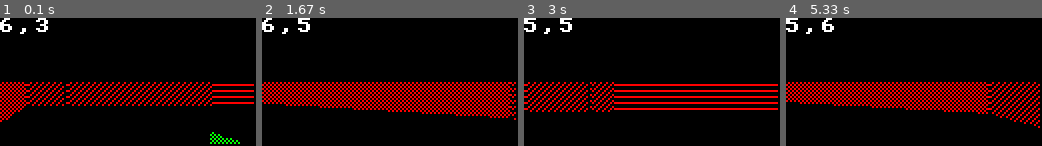
Above: before the commit, frames 1-4 (left to right).
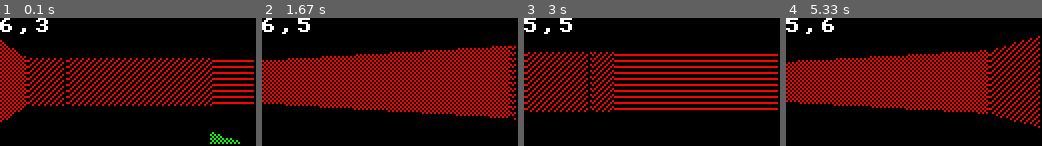
Above: after the commit, the same moments.

Repository: indigoparadox/mood
Game: pygame game, started from mood.py
Same seed, same stepped clock (60 frames per second), same inputs: the game is played once before the commit and once after it.
Inputs:
- Up to frame 1 (0.1 s): no input
- Up to frame 2 (1.67 s): hold Right 0.33-0.8 s; hold Up 0.83-1.13 s; hold Right 1.17-1.63 s
- Up to frame 3 (3 s): hold Left 1.67-2.2 s; hold Left 2.23-2.63 s; hold Up from 2.67 s (still down)
- Up to frame 4 (5.33 s): release Up at 3.03 s; hold Right 3.07-3.7 s; hold Left 3.73-4.2 s; hold Right 4.23-4.7 s; hold Up 4.73-5.03 s; hold Right from 5.07 s (still down)

The runs differ from the first frame. In frame 1, 6.8% of the frame differs, in the area x 0-100%, y 17-50%; in frame 2, 11%, in the area x 0-100%, y 21-50%; in frame 3, 7.7%; in frame 4, 10%.

Commit message:
Moved camera stuff into its own class.

Diff:
--- a/gridmap.py
+++ b/gridmap.py
@@ -7,6 +7,48 @@
 
 START = 0
 END = 1
+
+class GridCam( object ):
+
+   def __init__( self, gmap ):
+
+      self.pos = (float( 6 ), float( 3 ))
+      self.facing = (float( -1 ), float( 0 ))
+      self.plane = (float( 0 ), float( 0.66 ))
+
+      self.gmap = gmap
+
+   def forward( self, mspeed ):
+      new_x = self.pos[X]
+      new_y = self.pos[Y]
+      if not self.gmap.collides( \
+      (int(self.pos[X] + self.facing[X] * (mspeed * 2)), int(self.pos[Y])) ):
+         new_x = self.pos[X] + (self.facing[X] * mspeed)
+      if not self.gmap.collides( \
+      (int(self.pos[X]), int(self.pos[Y] + self.facing[Y] * mspeed)) ):
+         new_y = self.pos[Y] + (self.facing[Y] * (mspeed * 2))
+      self.pos = (new_x, new_y)
+
+   def rotate( self, speed ):
+
+      # Speed -1 for right, +1 for left.
+
+      # Rotate the camera.
+      new_facing = \
+         (self.facing[X] * math.cos( speed ) - \
+            self.facing[Y] * math.sin( speed ), \
+         self.facing[X] * math.sin( speed ) + \
+            self.facing[Y] * math.cos( speed ))
+
+      # Rotate the map.
+      new_plane = \
+         (self.plane[X] * math.cos( speed ) - \
+            self.plane[Y] * math.sin( speed ),
+         self.plane[X] * math.sin( speed ) + \
+            self.plane[Y] * math.cos( speed ))
+
+      self.facing = new_facing
+      self.plane = new_plane
 
 class GridWall( object ):
 
--- a/maps.py
+++ b/maps.py
@@ -1,9 +1,9 @@
 
 DefaultMapTiles = [
    {'id': 0, 'height': 0.0, 'chip': 0, 'pass': True,  'color': (  0, 0, 0)},
-   {'id': 1, 'height': 1.0, 'chip': 1, 'pass': False, 'color': (255, 0, 0)},
+   {'id': 1, 'height': 2.0, 'chip': 1, 'pass': False, 'color': (255, 0, 0)},
    {'id': 2, 'height': 0.2, 'chip': 2, 'pass': False, 'color': (0, 255, 0)},
-   {'id': 3, 'height': 1.0, 'chip': 3, 'pass': False, 'color': (0, 0, 255)},
+   {'id': 3, 'height': 0.5, 'chip': 3, 'pass': False, 'color': (0, 0, 255)},
    {'id': 4, 'height': 0.3, 'chip': 4, 'pass': False, 'color': (255, 0, 255)},
    {'id': 5, 'height': 3.0, 'chip': 5, 'pass': False, 'color': (0, 255, 255)}
 ]
--- a/microgfx.py
+++ b/microgfx.py
@@ -147,9 +147,6 @@
 
    def __init__( self, pyg, screen_sz, zoom=1 ):
 
-      self.pos = (float( 6 ), float( 3 ))
-      self.facing = (float( -1 ), float( 0 ))
-      self.plane = (float( 0 ), float( 0.66 ))
       self.zoom = zoom
       self.diag_stripe_offset = 0
       self.diag_last_x = 0
@@ -228,26 +225,5 @@
          self.pygame.draw.rect( self.screen, color, \
             [x * self.zoom, y1 * self.zoom, self.zoom, height] )
 
-   def rotate( self, speed ):
-
-      # Speed -1 for right, +1 for left.
-
-      # Rotate the camera.
-      new_facing = \
-         (self.facing[X] * math.cos( speed ) - \
-            self.facing[Y] * math.sin( speed ), \
-         self.facing[X] * math.sin( speed ) + \
-            self.facing[Y] * math.cos( speed ))
-
-      # Rotate the map.
-      new_plane = \
-         (self.plane[X] * math.cos( speed ) - \
-            self.plane[Y] * math.sin( speed ),
-         self.plane[X] * math.sin( speed ) + \
-            self.plane[Y] * math.cos( speed ))
-
-      self.facing = new_facing
-      self.plane = new_plane
-
    def flip( self ):
       self.pygame.display.flip()
--- a/mood.py
+++ b/mood.py
@@ -1,7 +1,7 @@
 #!/usr/bin/env python
 
 import math
-from gridmap import GridMap, GridRay, GridWall
+from gridmap import GridMap, GridRay, GridWall, GridCam
 from microgfx import Gfx
 from maps import DefaultMap, DefaultMapTiles
 from mob import Mob
@@ -32,6 +32,7 @@
 def mood( pyg, screen_sz=(SCREEN_W, SCREEN_H), zoom=ZOOM, use_color=False ):
    gfx = Gfx( pyg, screen_sz, zoom )
    gmap = GridMap( DefaultMap, DefaultMapTiles )
+   cam = GridCam( gmap )
    tiles = DefaultMapTiles
    mspeed = 0.5
    running = True
@@ -51,25 +52,17 @@
 
       keys = pygame.key.get_pressed()
       if keys[pygame.K_RIGHT]:
-         gfx.rotate( -1 * rspeed )
+         cam.rotate( -1 * rspeed )
       if keys[pygame.K_LEFT]:
-         gfx.rotate( rspeed )
+         cam.rotate( rspeed )
       if keys[pygame.K_UP]:
-         new_x = gfx.pos[X]
-         new_y = gfx.pos[Y]
-         if not gmap.collides( \
-         (int(gfx.pos[X] + gfx.facing[X] * (mspeed * 2)), int(gfx.pos[Y])) ):
-            new_x = gfx.pos[X] + (gfx.facing[X] * mspeed)
-         if not gmap.collides( \
-         (int(gfx.pos[X]), int(gfx.pos[Y] + gfx.facing[Y] * mspeed)) ):
-            new_y = gfx.pos[Y] + (gfx.facing[Y] * (mspeed * 2))
-         gfx.pos = (new_x, new_y)
+         cam.forward( mspeed )
 
       # Draw the walls.
       for x in range( 0, screen_sz[X] - 1 ):
          ray = None
          try:
-            ray = GridRay( gmap, x, gfx.pos, gfx.facing, gfx.plane,
+            ray = GridRay( gmap, x, cam.pos, cam.facing, cam.plane,
                screen_sz )
          except( ZeroDivisionError ):
             continue
@@ -79,7 +72,7 @@
          while None == wall or \
          (ray.map_x < 23 and ray.map_y < 23 and \
          ray.map_x > 0 and ray.map_y > 0):
-            wall = ray.cast( gfx.pos, screen_sz )
+            wall = ray.cast( cam.pos, screen_sz )
             if None == wall:
                continue
             walls.append( wall )
@@ -105,7 +98,7 @@
                last_wall_top = 0
 
       # Draw the UI.
-      gfx.text( '{},{}'.format( int( gfx.pos[X] ), int( gfx.pos[Y] ) ), \
+      gfx.text( '{},{}'.format( int( cam.pos[X] ), int( cam.pos[Y] ) ), \
          (255, 255, 255), 0,  0, (0, 0, 0) )
 
       gfx.flip()
